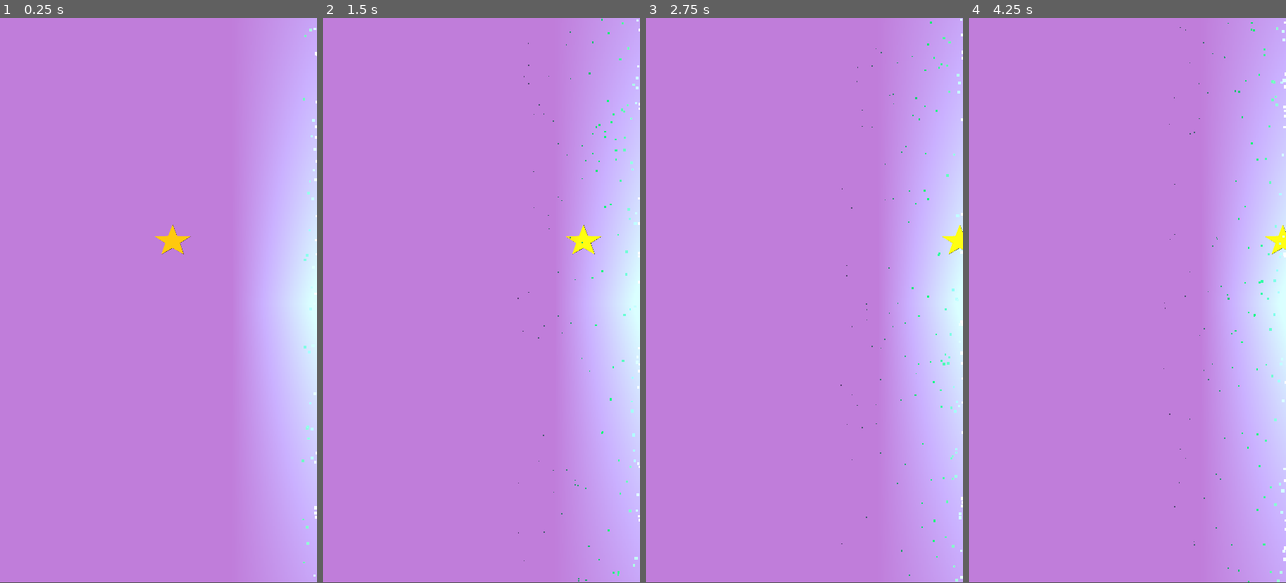
Above: before the commit, frames 1-4 (left to right).
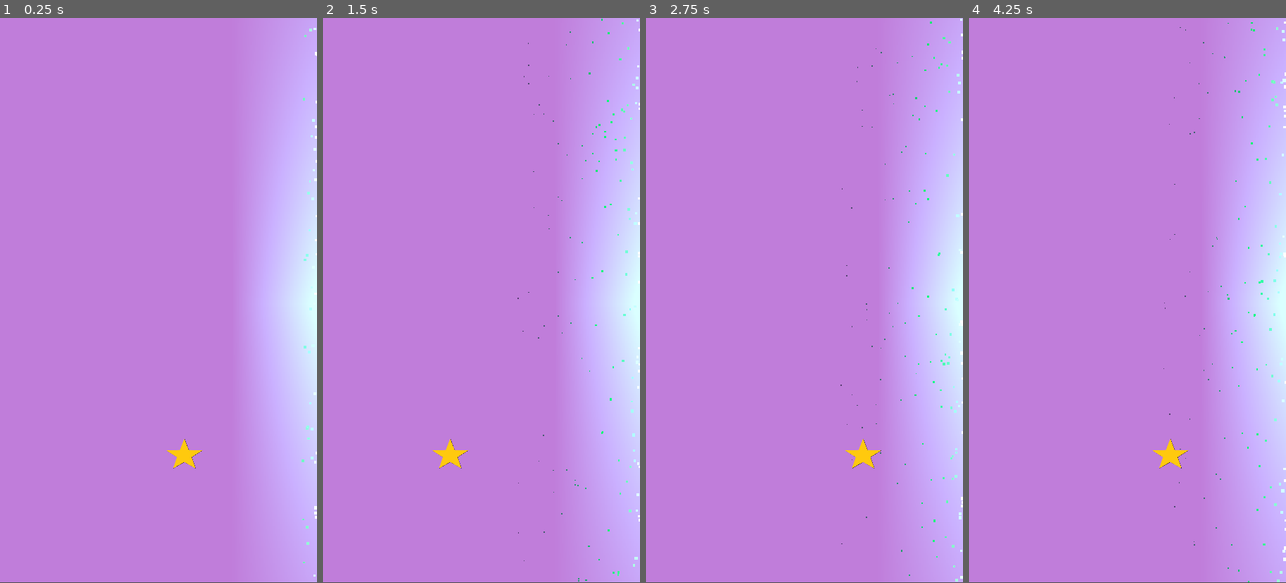
Above: after the commit, the same moments.

Repository: OllieL1/GUTS-T35
Game: Godot game, scene res://level.tscn
Same seed, same stepped clock (60 frames per second), same inputs: the game is played once before the commit and once after it.
Inputs (mouse positions are in pixels of both pictures, inside the frame that each line leads up to):
- Up to frame 1 (0.25 s): no input
- Up to frame 2 (1.5 s): tap Enter (ui_accept) at 0.5, 0.77 s; move the mouse to (551, 272) at 0.52 s; hold Right (ui_right) from 0.53 s (still down); click (551, 272) at 0.67 s; move the mouse to (418, 328) at 1.27 s; click (418, 328) at 1.42 s
- Up to frame 3 (2.75 s): tap Enter (ui_accept) at 1.52 s; move the mouse to (836, 176) at 2.02 s; release Right (ui_right) at 2.03 s; hold Left (ui_left) from 2.03 s (still down); click (836, 176) at 2.17 s
- Up to frame 4 (4.25 s): move the mouse to (1111, 413) at 2.77 s; release Left (ui_left) at 2.78 s; hold Right (ui_right) from 2.78 s (still down); click (1111, 413) at 2.92 s; tap Enter (ui_accept) at 3.02, 3.77 s; move the mouse to (1222, 385) at 3.52 s; click (1222, 385) at 3.67 s

The runs differ from the first frame. In frame 1, 0.4% of the frame differs, in the area x 48-64%, y 36-80%; in frame 2, 0.4%; in frame 3, 0.4%; in frame 4, 0.4%.

Commit message:
Walls Update

Diff:
--- a/switch/level.tscn
+++ b/switch/level.tscn
@@ -28,6 +28,12 @@
 
 [sub_resource type="GradientTexture1D" id="GradientTexture1D_nfw6j"]
 gradient = SubResource("Gradient_6jhuv")
+
+[sub_resource type="RectangleShape2D" id="RectangleShape2D_ikigc"]
+size = Vector2(24, 1310)
+
+[sub_resource type="RectangleShape2D" id="RectangleShape2D_b330g"]
+size = Vector2(28, 1298)
 
 [node name="Level" type="Node2D"]
 script = ExtResource("1_mhqcc")
@@ -74,3 +80,20 @@
 energy = 1.91
 texture = SubResource("GradientTexture1D_nfw6j")
 height = 1280.0
+
+[node name="Left Wall" type="StaticBody2D" parent="."]
+
+[node name="CollisionShape2D" type="CollisionShape2D" parent="Left Wall"]
+position = Vector2(2, 635)
+shape = SubResource("RectangleShape2D_ikigc")
+
+[node name="Sprite2D" type="Sprite2D" parent="Left Wall"]
+
+[node name="Right Wall" type="StaticBody2D" parent="."]
+
+[node name="CollisionShape2D" type="CollisionShape2D" parent="Right Wall"]
+position = Vector2(719, 641)
+shape = SubResource("RectangleShape2D_b330g")
+one_way_collision_margin = 0.0
+
+[node name="Sprite2D" type="Sprite2D" parent="Right Wall"]
--- a/switch/player.tscn
+++ b/switch/player.tscn
@@ -1,16 +1,23 @@
-[gd_scene load_steps=3 format=3 uid="uid://c72b61knpxsme"]
+[gd_scene load_steps=4 format=3 uid="uid://c72b61knpxsme"]
 
 [ext_resource type="Texture2D" uid="uid://7jw75qncxtav" path="res://art/star.png" id="1_ajcwy"]
 [ext_resource type="Script" path="res://scripts/player.gd" id="1_oewdl"]
 
+[sub_resource type="RectangleShape2D" id="RectangleShape2D_pfegi"]
+size = Vector2(94, 77)
+
 [node name="Player" type="CharacterBody2D"]
+position = Vector2(333, 216)
 script = ExtResource("1_oewdl")
 
 [node name="Sprite2D" type="Sprite2D" parent="."]
-position = Vector2(344, 516)
+position = Vector2(4, 1)
 scale = Vector2(0.341146, 0.286111)
 texture = ExtResource("1_ajcwy")
 
 [node name="AnimatedSprite2D" type="AnimatedSprite2D" parent="."]
+position = Vector2(-3, -6)
 
 [node name="CollisionShape2D" type="CollisionShape2D" parent="."]
+position = Vector2(1, -8.5)
+shape = SubResource("RectangleShape2D_pfegi")
--- a/switch/scripts/player.gd
+++ b/switch/scripts/player.gd
@@ -1,14 +1,15 @@
 extends CharacterBody2D
 
 # Movement variables
-var speed: float = 600
-var acceleration: float = 1600
-var deceleration: float = 1600
+var speed: float = 700
+var acceleration: float = 1800
+var deceleration: float = 1200
 var target_velocity: Vector2 = Vector2.ZERO
 var moving_left: bool = false
 
 func _ready() -> void:
-	print("Player is ready!")
+	position.x = 360
+	position.y = 1000
 
 func _input(event: InputEvent) -> void:
 	if event is InputEventMouseButton:
@@ -18,7 +19,6 @@
 
 func toggle_direction() -> void:
 	moving_left = !moving_left
-	print("Direction toggled: ", moving_left)
 
 func _process(delta: float) -> void:
 	if moving_left:
@@ -37,6 +37,8 @@
 		if velocity.x != 0:
 			velocity.x = move_toward(velocity.x, 0, deceleration * delta)
 
+	self.velocity = velocity
+
 	move_and_slide()
 
 func move_toward(current: float, target: float, delta: float) -> float:
Not shown: 1 places in switch/level.tscn that only renumber resources
Renamed: switch/character_body_2d.gd -> switch/scripts/character_body_2d.gd
